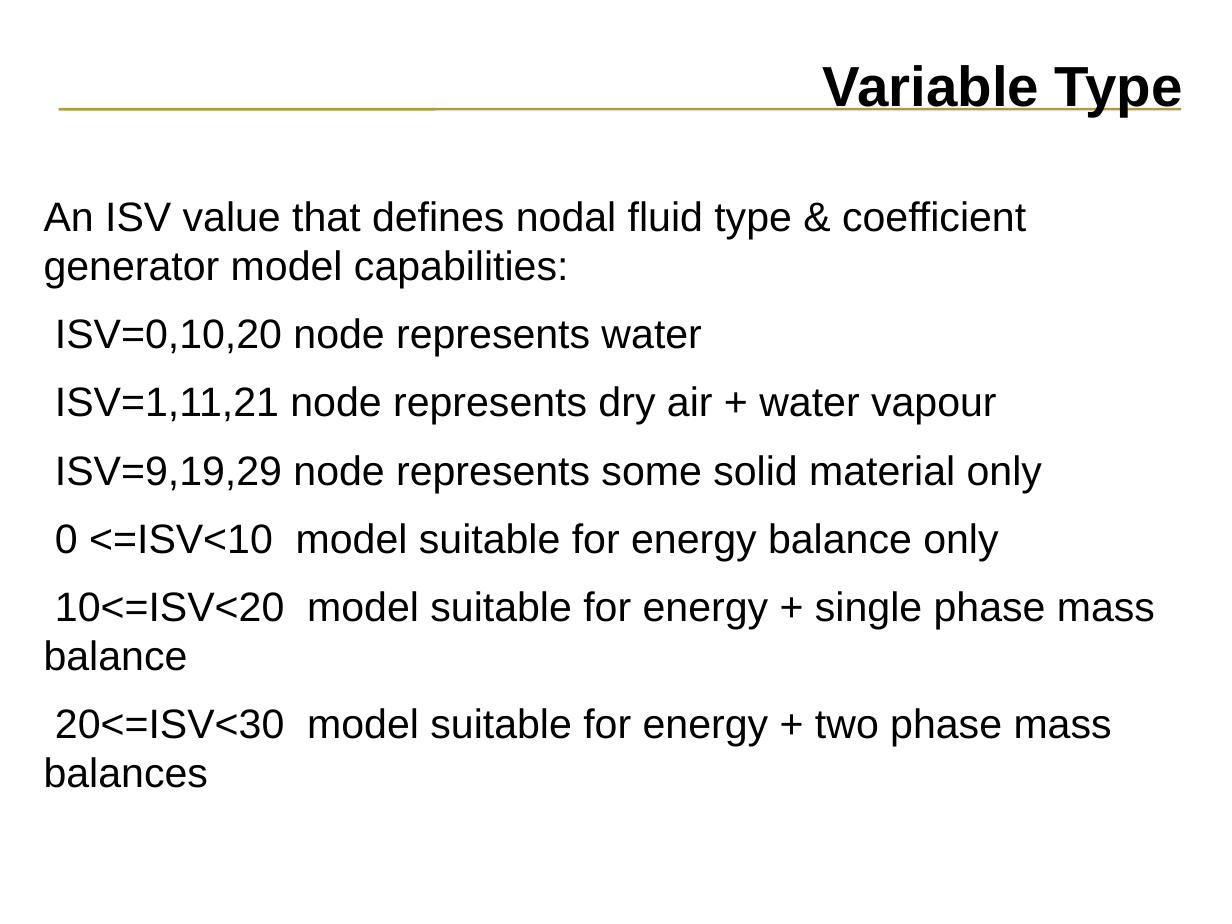
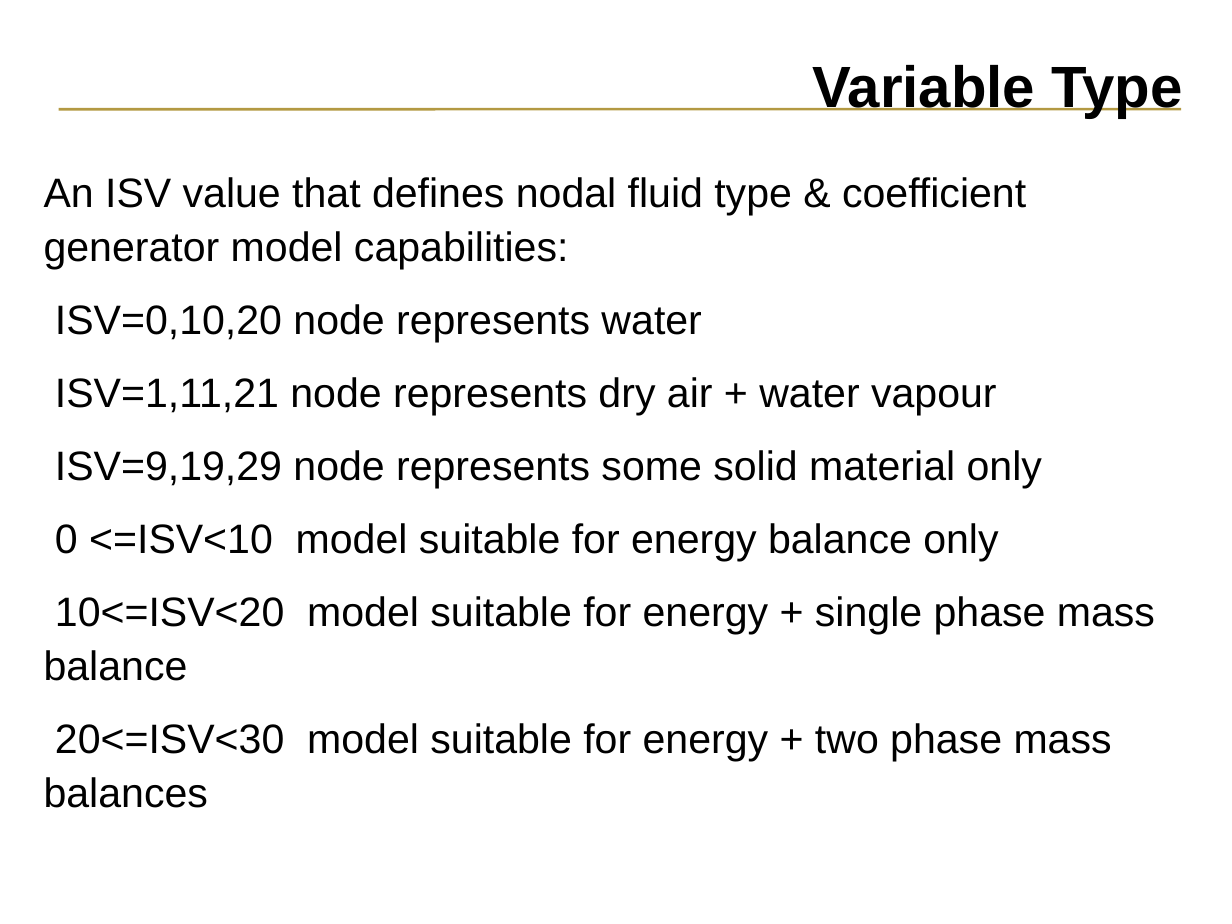
Before and after one commit to ESP-rCommunity/ESPrExtras, a slide deck: slide 27 of training/NRCan_course_materials/trnsys_coupling/trnsys_coupling.ppt. Drawn at 1232x924 pixels with LibreOffice and Linux fonts; fonts in the diff are those of the drawing. Boxes give left, top, right and bottom in pixels: in the first picture for what was removed or moved away, otherwise in the second. Text is boxed around its words. In the diff, an @@ line names an element or a change of style, - is before the commit and + after.

Commit message:
Add the material to the repository

```diff
--- a/training/NRCan_course_materials/trnsys_coupling/trnsys_coupling.ppt
+++ b/training/NRCan_course_materials/trnsys_coupling/trnsys_coupling.ppt
@@ title "Variable Type" at box(812, 65, 1182, 117): size 33 to 34 pt @@
@@ text "An ISV value that defines ...": place and size @@
-text "An ISV value that defines ..." at box(44, 201, 1155, 788)
+text "An ISV value that defines ..." at box(44, 177, 1155, 808)
@@ text "An ISV value that defines ..." at box(44, 177, 1155, 808): line spacing 1 to 1.1 @@
```
Also in this commit, not shown: 32 other slides changed, 11 slides added, 5 other files.
